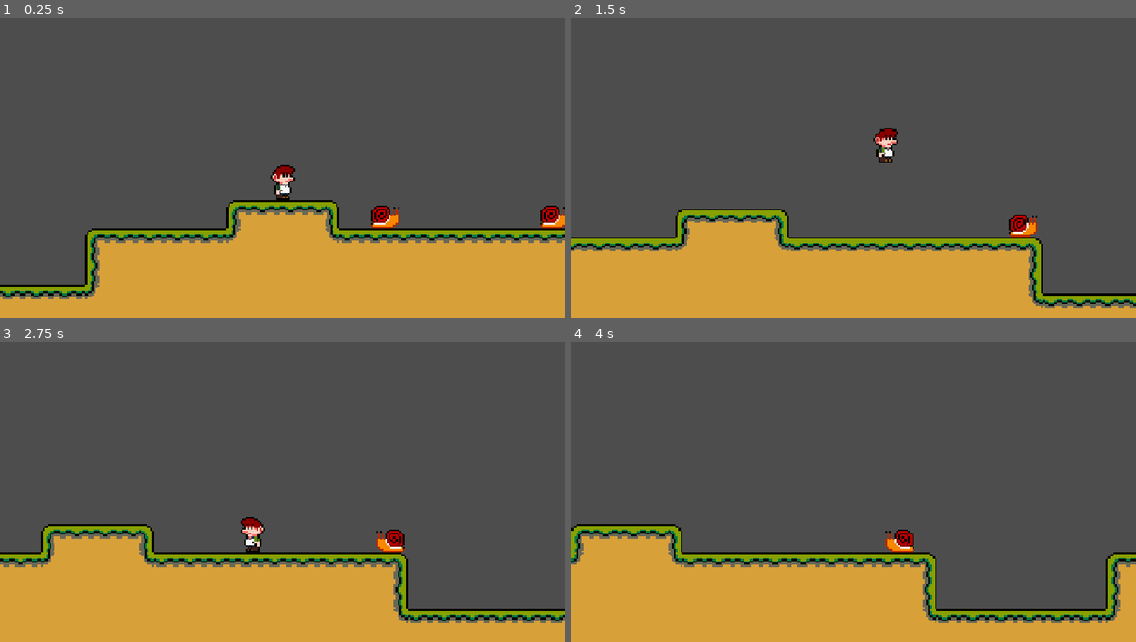
Above: before the commit, frames 1-4 (two rows, left to right).
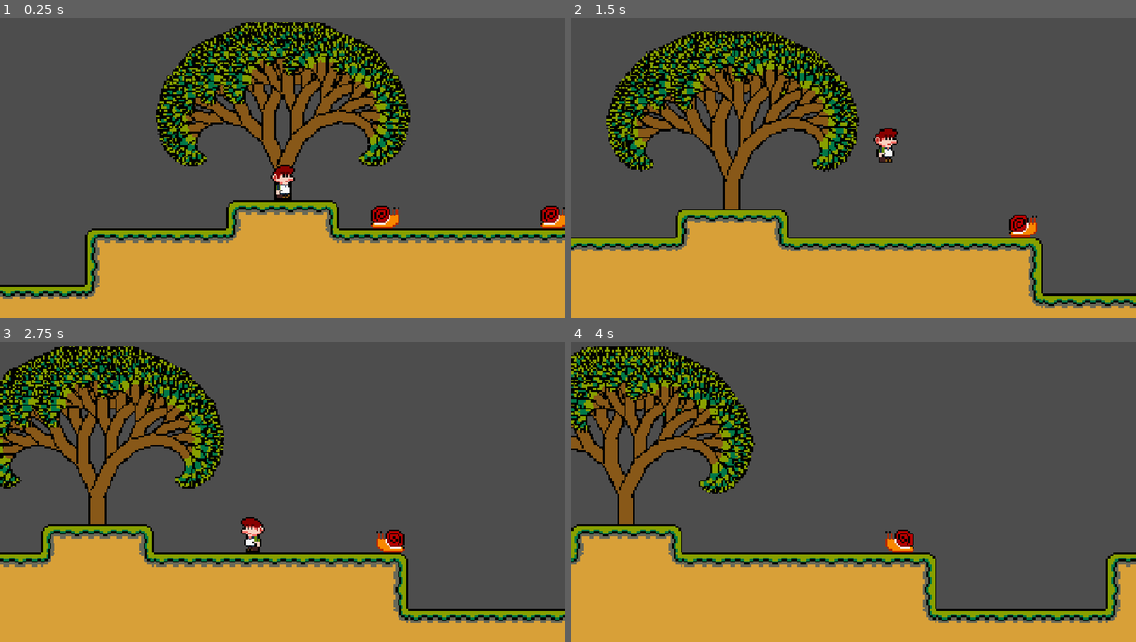
Above: after the commit, the same moments.

Repository: kaikzyx/naturemetria
Game: Godot game, scene res://source/main.tscn
The game is run twice, just before and just after one commit, with the same random seed, the same clock (stepped at 60 frames per second) and the same inputs.
Inputs:
- Up to frame 1 (0.25 s): no input
- Up to frame 2 (1.5 s): hold D (move_right) from 0.53 s (still down); tap Space (jump) at 0.77 s
- Up to frame 3 (2.75 s): tap Space (jump) at 1.52 s; release D (move_right) at 2.03 s; hold A (move_left) from 2.03 s (still down)
- Up to frame 4 (4 s): release A (move_left) at 2.78 s; hold D (move_right) from 2.78 s (still down); tap Space (jump) at 3.02, 3.77 s

The runs differ from the first frame. In frame 1, 15% of the frame differs, in the area x 27-73%, y 1-61%; in frame 2, 15%; in frame 3, 13%; in frame 4, 11%.

Commit message:
feat: add simple binary fractal tree

Diff:
--- /dev/null
+++ b/source/world/trees/fractal_tree.gd
@@ -0,0 +1,54 @@
+@tool
+class_name FractalTree extends Node2D
+
+@export_tool_button(&"Redraw") var redraw_action = func() -> void:
+	_actual_branch_angle_deg = branch_angle_deg
+	queue_redraw()
+
+@export var initial_length := 24.0
+@export_range(1, 12) var depth_max := 12
+@export_range(1, 12) var leaf_depth := 5
+@export_range(0.0, 90.0) var branch_angle_deg := 25.0
+@export_range(0.1, 1.0) var length_scale := 0.8
+@export_range(1.0, 20.0) var thickness_start := 8.0
+@export_range(0.1, 1.0) var thickness_scale := 0.9
+
+var _outline_thickness := 2.0
+var _actual_branch_angle_deg := branch_angle_deg
+var _color_trunk: Color = Color(&"885818")
+var _color_leaf_light: Color = Color(&"88a000")
+var _color_leaf_shadow: Color = Color(&"007848")
+
+func _process(_delta: float) -> void:
+	if not Engine.is_editor_hint():
+		_actual_branch_angle_deg = branch_angle_deg + sin(Time.get_ticks_usec() * 1e-6)
+		queue_redraw()
+
+func _draw() -> void:
+	_draw_branch(Vector2.ZERO, initial_length, -90.0, depth_max, thickness_start)
+
+func _draw_branch(start: Vector2, length: float, angle_deg: float, depth: int, thickness: float) -> void:
+	if depth == 0: return
+
+	var rad := deg_to_rad(angle_deg)
+	var end := start + Vector2(cos(rad), sin(rad)) * length
+
+	# Draw the outline a little thicker.
+	draw_line(start, end, Color.BLACK,  thickness + _outline_thickness)
+
+	# Draw the leaf or branch over the outline.
+	var color: Color
+
+	if depth > leaf_depth:
+		color = _color_trunk
+	else:
+		color = _color_leaf_light if depth % 2 == 1 else _color_leaf_shadow
+
+	draw_line(start, end, color, thickness)
+
+	var new_depth := depth - 1
+	var new_length := length * length_scale
+	var new_thickness := thickness * thickness_scale
+
+	_draw_branch(end, new_length, angle_deg - _actual_branch_angle_deg, new_depth, new_thickness)
+	_draw_branch(end, new_length, angle_deg + _actual_branch_angle_deg, new_depth, new_thickness)
--- a/source/world/world.tscn
+++ b/source/world/world.tscn
@@ -1,9 +1,10 @@
-[gd_scene load_steps=7 format=4 uid="uid://pkesl7igbgxs"]
+[gd_scene load_steps=8 format=4 uid="uid://pkesl7igbgxs"]
 
 [ext_resource type="Texture2D" uid="uid://dgoorvc7mnk7n" path="res://assets/tile_set.png" id="1_dyj62"]
 [ext_resource type="Script" uid="uid://dltk7ixi5xdql" path="res://source/camera/camera.gd" id="1_ibvgw"]
 [ext_resource type="PackedScene" uid="uid://dk0bqnu20mg2a" path="res://source/player/player.tscn" id="2_hv7nm"]
 [ext_resource type="PackedScene" uid="uid://vuhaw14rmwsy" path="res://source/enemies/snail.tscn" id="4_pt5hk"]
+[ext_resource type="Script" uid="uid://6k3qy281jvia" path="res://source/world/trees/fractal_tree.gd" id="5_srwqi"]
 
 [sub_resource type="TileSetAtlasSource" id="TileSetAtlasSource_n617u"]
 texture = ExtResource("1_dyj62")
@@ -38,6 +39,12 @@
 script = ExtResource("1_ibvgw")
 target = NodePath("../Player")
 
+[node name="FractalTree" type="Node2D" parent="."]
+texture_filter = 1
+position = Vector2(160, 120)
+script = ExtResource("5_srwqi")
+metadata/_custom_type_script = "uid://6k3qy281jvia"
+
 [node name="Map" type="TileMapLayer" parent="."]
 texture_filter = 1
 position = Vector2(0, 1)
Not shown, added: source/world/trees/fractal_tree.gd.uid
